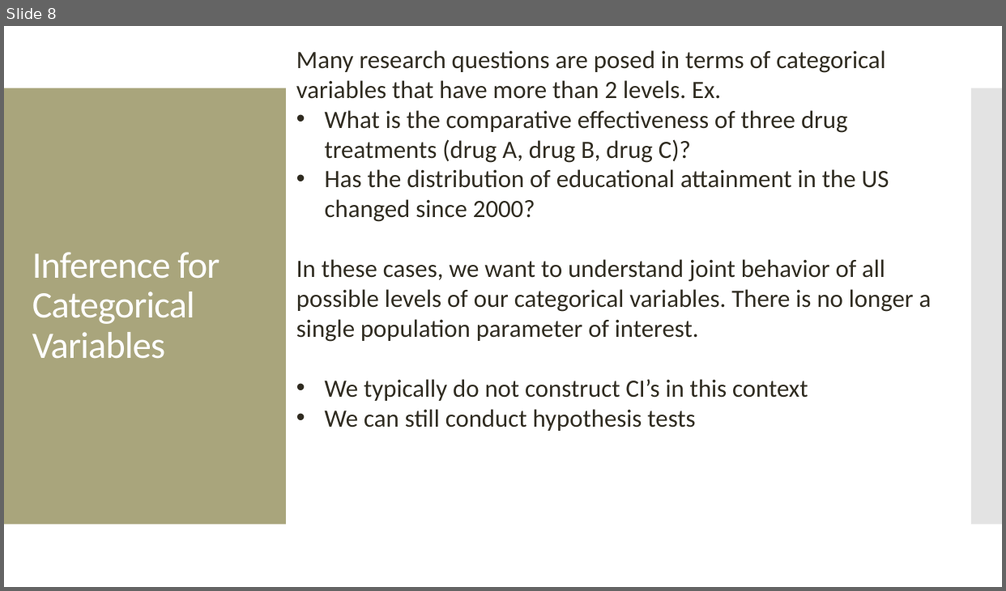
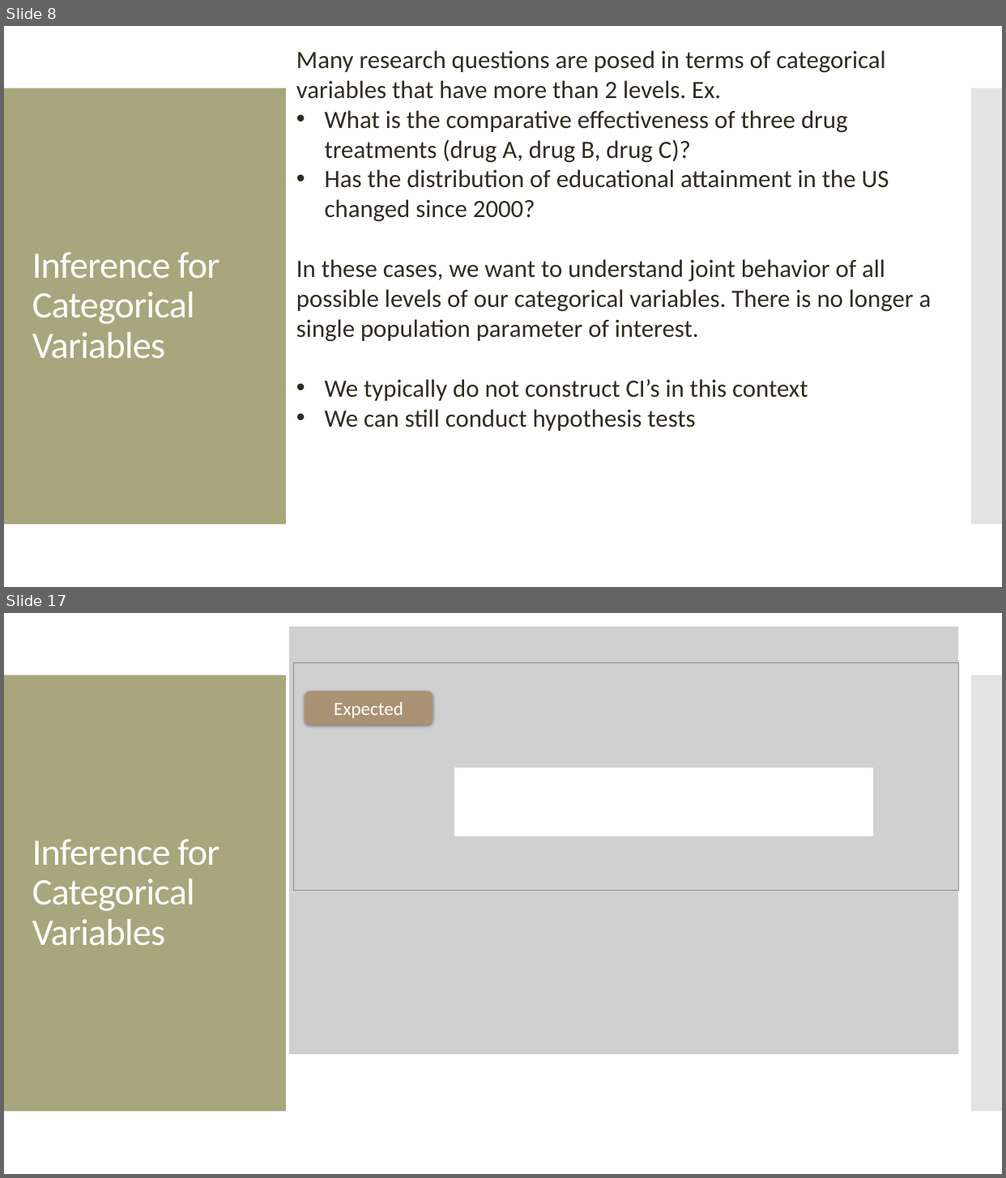
Before and after one commit to amosca01/MATH108-S24, a slide deck: slides/12-categorical-inference-pt2.pptx. Shown one above the other, each under a label of ours: slide 8 before the commit, slides 8 and 17 after it; the slides between them are not shown. The pictures are 1006x591 and 1006x1178 pixels, drawn with LibreOffice and Linux fonts; fonts in the diff are those of the drawing; grey boxes stand for pictures. Boxes give left, top, right and bottom in pixels: in the first picture for what was removed or moved away, otherwise in the second. Text is boxed around its words. In the diff, an @@ line names an element or a change of style, - is before the commit and + after.

```diff
--- a/slides/12-categorical-inference-pt2.pptx
+++ b/slides/12-categorical-inference-pt2.pptx
@@ slide 17 added at [4, 613, 1002, 1174], background #FFFFFF; not listed: 2 template elements that a slide beside it also shows @@
@@ picture added at [289, 627, 958, 1054] @@
@@ picture added at [294, 662, 958, 891] @@
@@ rounded rectangle added at [305, 691, 433, 725], fill #AA9373, 18 pt, text #FFFFFF @@
+Expected
@@ rectangle added at [454, 767, 874, 836], fill #FFFFFF @@
@@ title added at [32, 839, 219, 946], 36 pt, text #FFFFFF @@
+Inference for Categorical Variables
```
Also in this commit, not shown: 1 slide changed, 16 other slides added, 8 other files.
